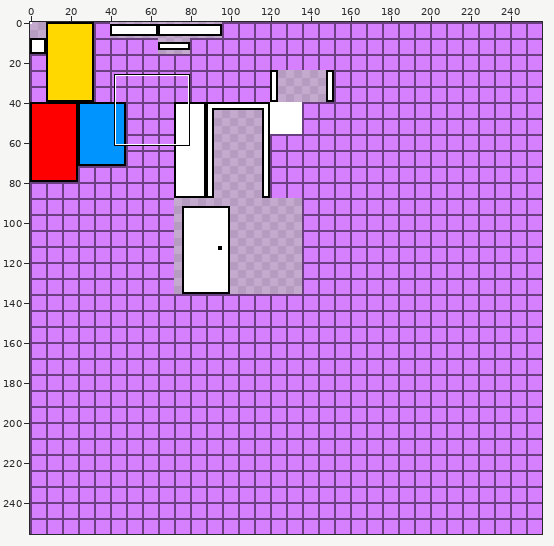
A sprite sheet gets an edit: assets/textures/all.png. Above, an overview of the earlier version with the close-up marked.
Close-up. As it was:
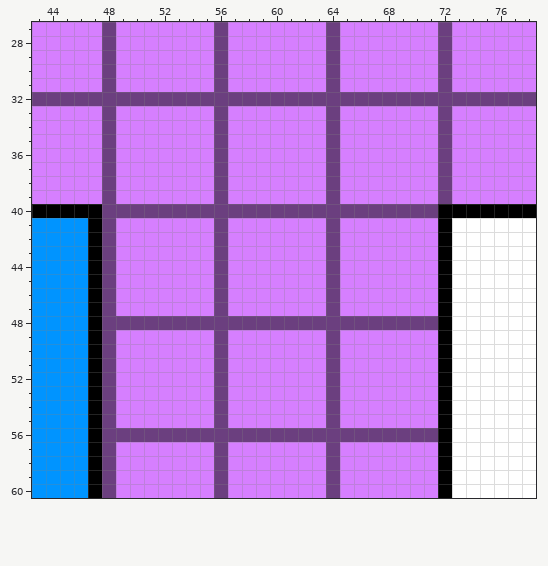
The file is 256x256 pixels. Shown: x 43..78, y 27..60.
Once edited:
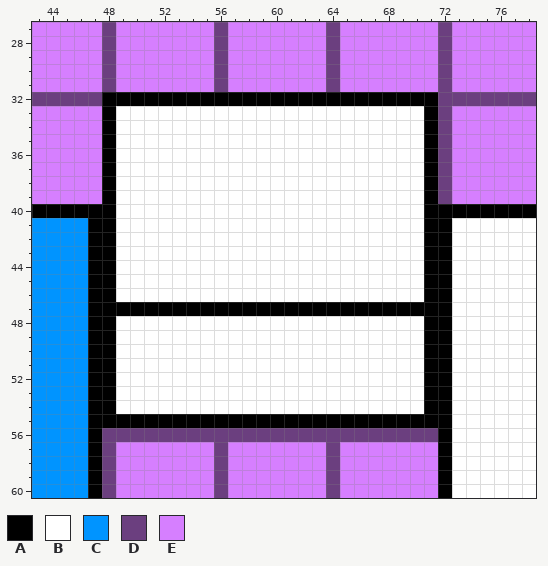
Palette (. is transparent): A #000000  B #ffffff  C #0094ff  D #6b3f7f  E #d67fff
Change:
Changed rows in their new state; - is an unchanged pixel.
first column x 48:
32 AAAAAAAAAAAAAAAAAAAAAAAA
33 ABBBBBBBBBBBBBBBBBBBBBBA
34 ABBBBBBBBBBBBBBBBBBBBBBA
35 ABBBBBBBBBBBBBBBBBBBBBBA
36 ABBBBBBBBBBBBBBBBBBBBBBA
37 ABBBBBBBBBBBBBBBBBBBBBBA
38 ABBBBBBBBBBBBBBBBBBBBBBA
39 ABBBBBBBBBBBBBBBBBBBBBBA
40 ABBBBBBBBBBBBBBBBBBBBBBA
41 ABBBBBBBBBBBBBBBBBBBBBBA
42 ABBBBBBBBBBBBBBBBBBBBBBA
43 ABBBBBBBBBBBBBBBBBBBBBBA
44 ABBBBBBBBBBBBBBBBBBBBBBA
45 ABBBBBBBBBBBBBBBBBBBBBBA
46 ABBBBBBBBBBBBBBBBBBBBBBA
47 AAAAAAAAAAAAAAAAAAAAAAAA
48 ABBBBBBBBBBBBBBBBBBBBBBA
49 ABBBBBBBBBBBBBBBBBBBBBBA
50 ABBBBBBBBBBBBBBBBBBBBBBA
51 ABBBBBBBBBBBBBBBBBBBBBBA
52 ABBBBBBBBBBBBBBBBBBBBBBA
53 ABBBBBBBBBBBBBBBBBBBBBBA
54 ABBBBBBBBBBBBBBBBBBBBBBA
55 AAAAAAAAAAAAAAAAAAAAAAAA
